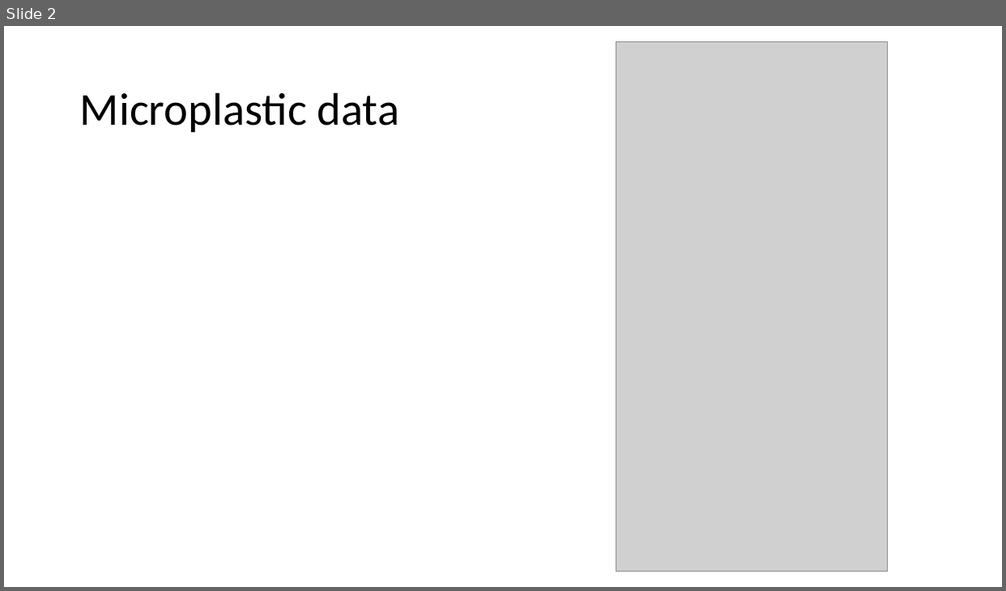
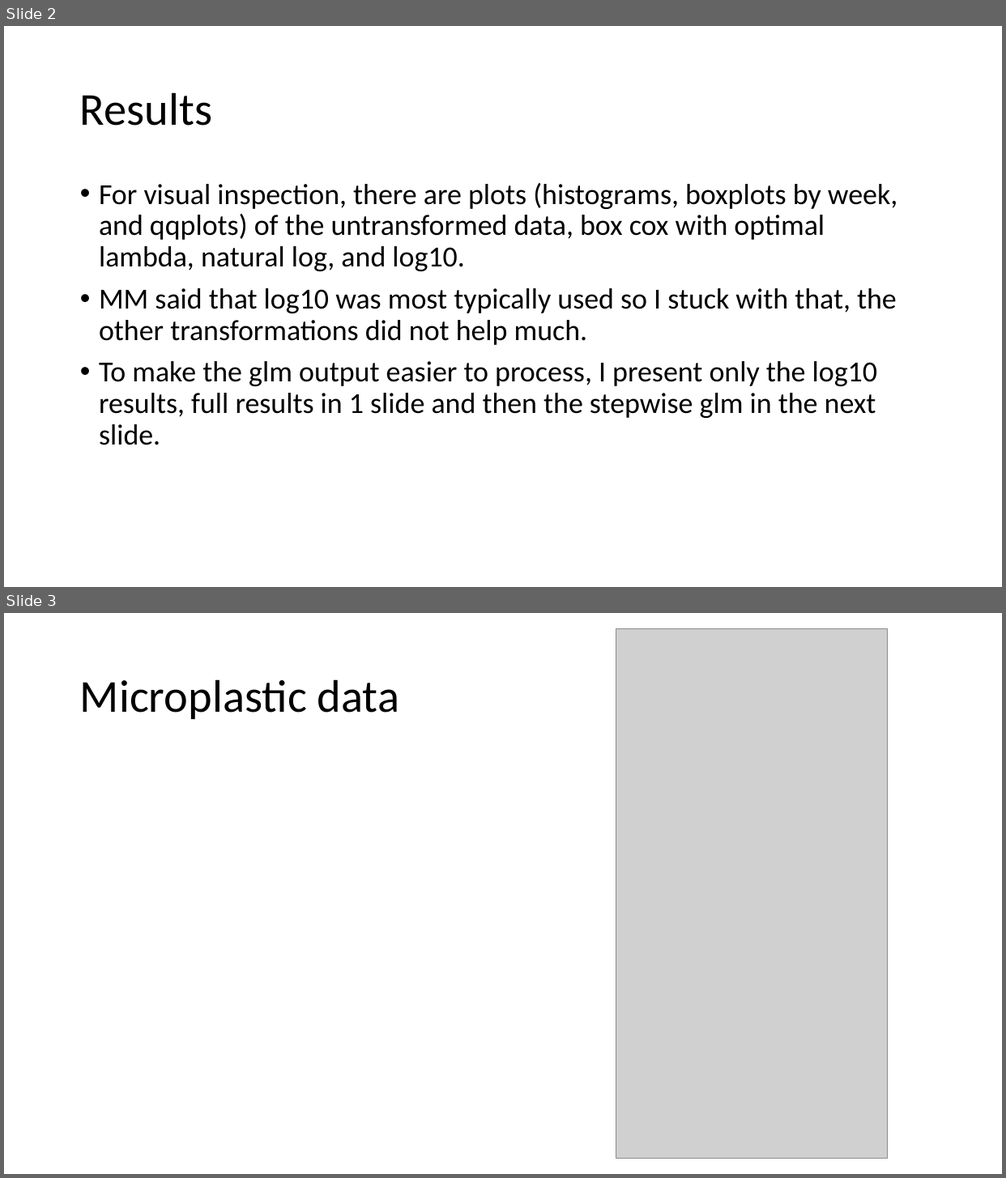
Before and after one commit to microbial-genomics/eytcheson_microplastics, a slide deck: pptx/glm_microplastics_water_v3.pptx. Shown one above the other, each under a label of ours: slide 2 before the commit, slides 2 and 3 after it. The pictures are 1006x591 and 1006x1178 pixels, drawn with LibreOffice and Linux fonts; fonts in the diff are those of the drawing; grey boxes stand for pictures. Boxes give left, top, right and bottom in pixels: in the first picture for what was removed or moved away, otherwise in the second. Text is boxed around its words. In the diff, an @@ line names an element or a change of style, - is before the commit and + after.

Commit message:
log 10 stepwise glm updates

```diff
--- a/pptx/glm_microplastics_water_v3.pptx
+++ b/pptx/glm_microplastics_water_v3.pptx
@@ slide 2 added at [4, 26, 1002, 587], background #FFFFFF @@
@@ title added at [80, 92, 212, 126], 44 pt, text #000000 @@
+Results
@@ text added at [99, 183, 897, 446], 28 pt, text #000000 @@
+• For visual inspection, there are plots (histograms, boxplots by week, and qqplots) of the untransformed data, box cox with optimal lambda, natural log, and log10.
+• MM said that log10 was most typically used so I stuck with that, the other transformations did not help much.
+• To make the glm output easier to process, I present only the log10 results, full results in 1 slide and then the stepwise glm in the next slide.
@@ what was slide 2 is now slide 3 @@
```
Also in this commit, not shown: 14 slides changed, 4 other slides added, 4 slides removed, 8 other files.
